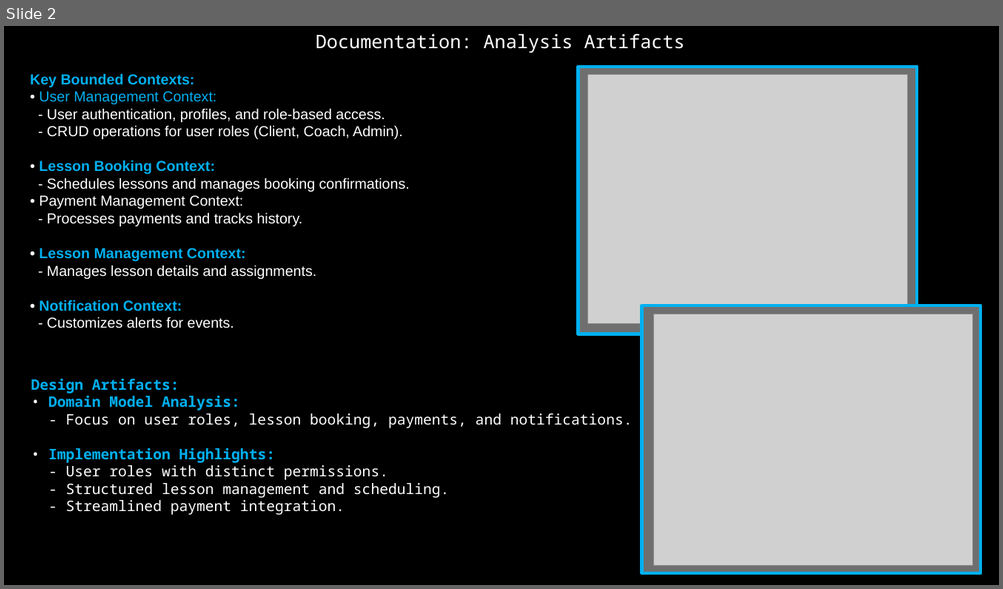
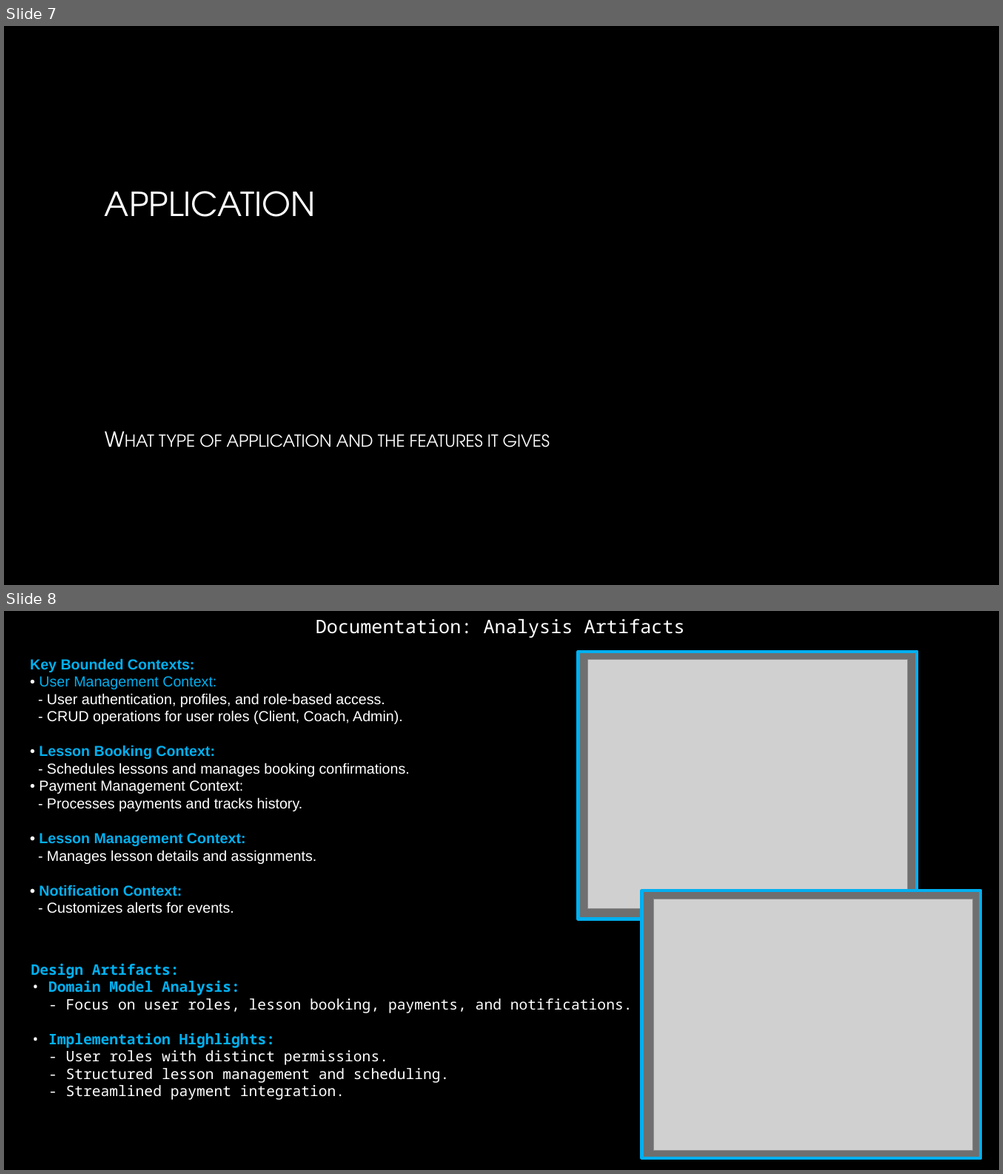
Before and after one commit to ST10019838/Team-Quaternary_XBCAD7319, a slide deck: Documentation/Presentation/docs-presentation-gs.pptx. Shown one above the other, each under a label of ours: slide 2 before the commit, slides 7 and 8 after it. The pictures are 1003x589 and 1003x1174 pixels, drawn with LibreOffice and Linux fonts; fonts in the diff are those of the drawing; grey boxes stand for pictures; background and template pictures are left out. Boxes give left, top, right and bottom in pixels: in the first picture for what was removed or moved away, otherwise in the second. Text is boxed around its words. In the diff, an @@ line names an element or a change of style, - is before the commit and + after.

```diff
--- a/Documentation/Presentation/docs-presentation-gs.pptx
+++ b/Documentation/Presentation/docs-presentation-gs.pptx
@@ slide 7 added at box(4, 26, 999, 585), background picture (left out) @@
@@ title added at box(105, 191, 316, 217), 32 pt, text gradient #FFFFFF to #A6A6A6 @@
+APPLICATION
@@ text added at box(159, 434, 549, 448), 20 pt, text gradient #FFFFFF to #BFBFBF, small capitals @@
+What type of application and the features it gives
@@ what was slide 2 is now slide 8 @@
```
Also in this commit, not shown: 1 slide changed, 4 other slides added, 2 other files.
